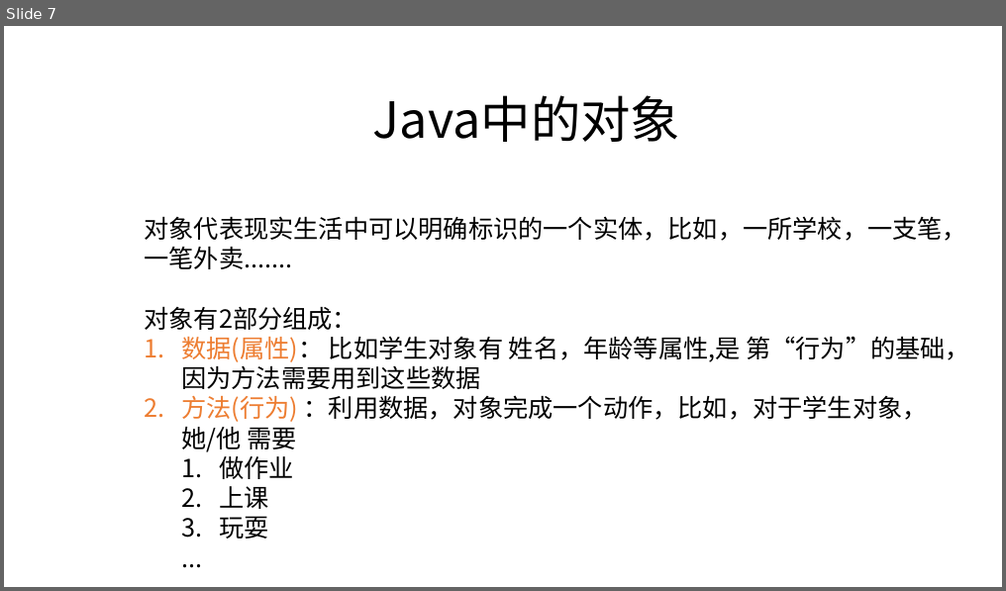
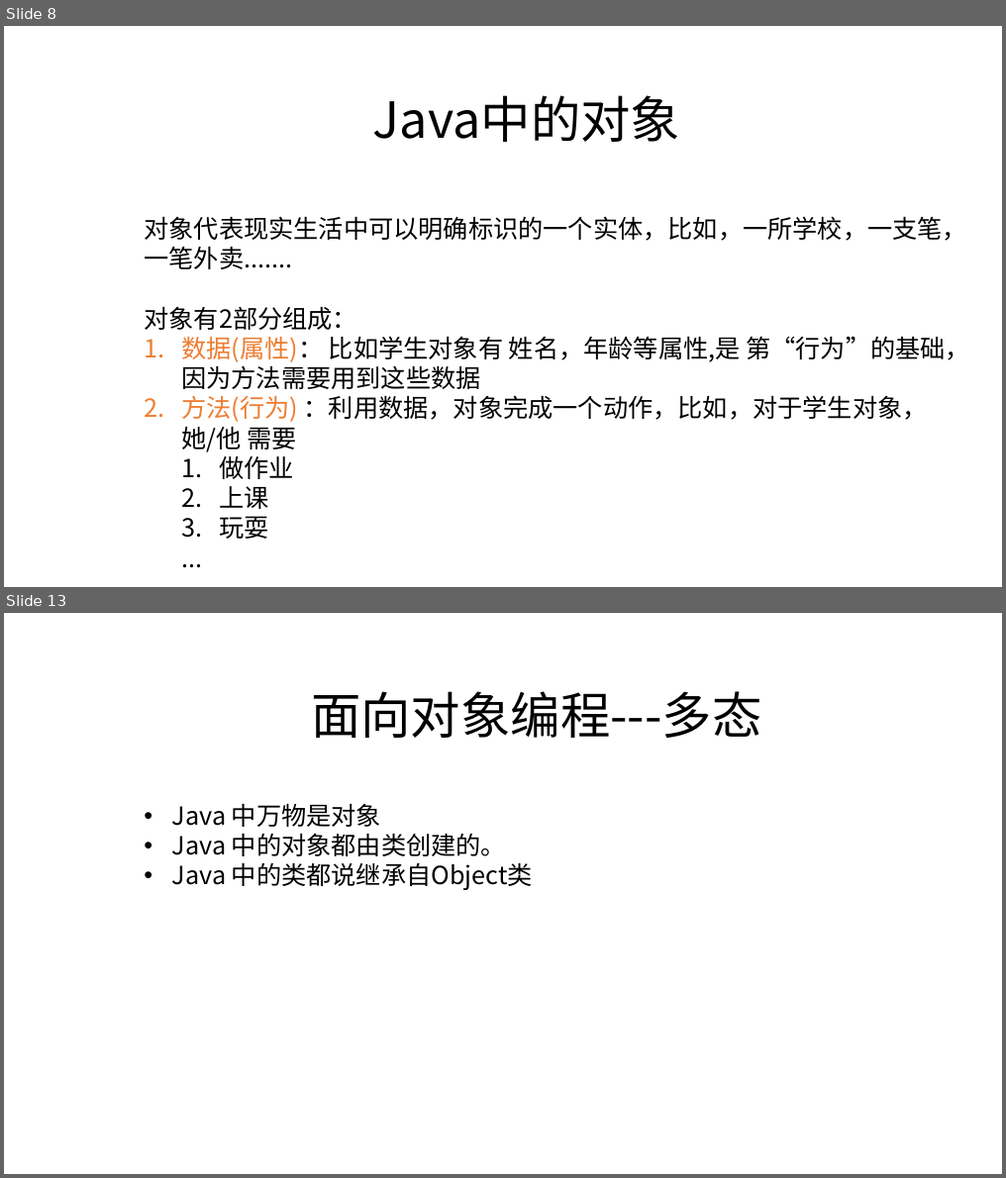
Before and after one commit to zjyesir/hmc_java_1, a slide deck: ppt/11.继承.pptx. Shown one above the other, each under a label of ours: slide 7 before the commit, slides 8 and 13 after it; the slides between them are not shown. The pictures are 1006x591 and 1006x1178 pixels, drawn with LibreOffice and Linux fonts; fonts in the diff are those of the drawing; background and template pictures are left out. Boxes give left, top, right and bottom in pixels: in the first picture for what was removed or moved away, otherwise in the second. Text is boxed around its words. In the diff, an @@ line names an element or a change of style, - is before the commit and + after.

Commit message:
继承写的差不多，接下来写多态

```diff
--- a/ppt/11.继承.pptx
+++ b/ppt/11.继承.pptx
@@ slide 13 added at [4,613,1002,1174], background picture (left out) @@
@@ text added at [311,691,762,738], 48 pt, text #000000 @@
+面向对象编程---多态
@@ text added at [172,803,533,890], 24 pt, text #000000 @@
+• Java 中万物是对象
+• Java 中的对象都由类创建的。
+• Java 中的类都说继承自Object类
@@ what was slide 7 is now slide 8 @@
```
Also in this commit, not shown: 2 slides changed, 7 other slides added, 3 slides removed, 2 other files.
